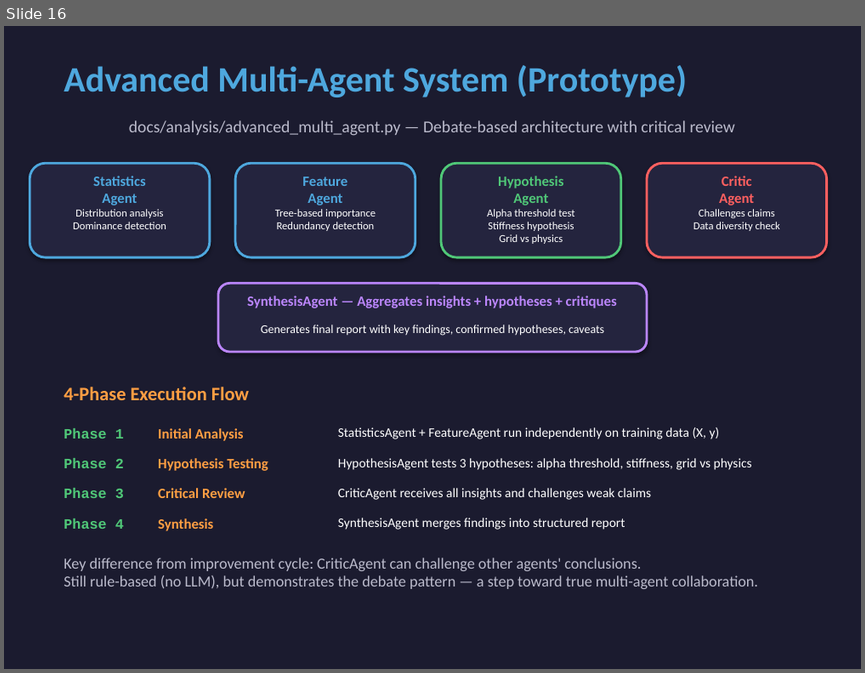
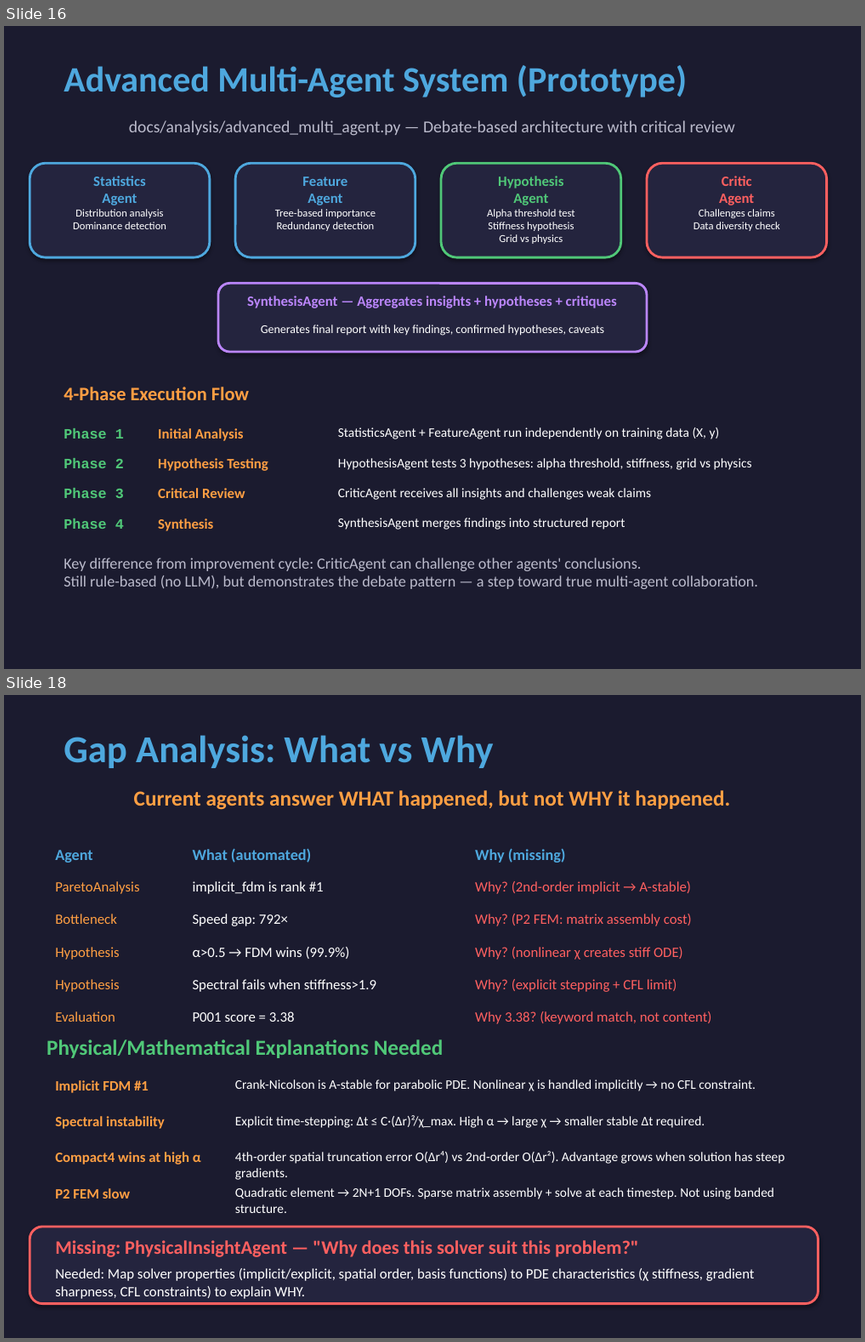
Before and after one commit to k-yoshimi/fusion-heat-transport-ai, a slide deck: docs/improvement_cycle_slides.pptx. Shown one above the other, each under a label of ours: slide 16 before the commit, slides 16 and 18 after it; the slides between them are not shown. The pictures are 865x673 and 865x1342 pixels, drawn with LibreOffice and Linux fonts; fonts in the diff are those of the drawing. Boxes give left, top, right and bottom in pixels: in the first picture for what was removed or moved away, otherwise in the second. Text is boxed around its words. In the diff, an @@ line names an element or a change of style, - is before the commit and + after.

```diff
--- a/docs/improvement_cycle_slides.pptx
+++ b/docs/improvement_cycle_slides.pptx
@@ slide 18 added at <box>4,695,861,1338</box>, background #1B1B2F @@
@@ text added at <box>64,735,494,768</box>, 32 pt, text #4EA8DE, bold @@
+Gap Analysis: What vs Why
@@ text added at <box>134,790,730,810</box>, 18 pt, text #FF9F43, bold @@
+Current agents answer WHAT happened, but not WHY it happened.
@@ text added at <box>55,850,92,862</box>, 13 pt, text #4EA8DE, bold @@
+Agent
@@ text added at <box>193,848,311,862</box>, 13 pt, text #4EA8DE, bold @@
+What (automated)
@@ text added at <box>475,848,566,862</box>, 13 pt, text #4EA8DE, bold @@
+Why (missing)
@@ text added at <box>55,881,139,894</box>, 12 pt, text #FF9F43 @@
+ParetoAnalysis
@@ text added at <box>193,881,324,894</box>, 12 pt, text #FFFFFF @@
+implicit_fdm is rank #1
@@ text added at <box>475,881,691,894</box>, 12 pt, text #FF6060 @@
+Why? (2nd-order implicit → A-stable)
@@ text added at <box>55,913,117,924</box>, 12 pt, text #FF9F43 @@
+Bottleneck
@@ text added at <box>193,913,288,926</box>, 12 pt, text #FFFFFF @@
+Speed gap: 792×
@@ text added at <box>475,913,692,926</box>, 12 pt, text #FF6060 @@
+Why? (P2 FEM: matrix assembly cost)
@@ text added at <box>55,947,119,959</box>, 12 pt, text #FF9F43 @@
+Hypothesis
@@ text added at <box>193,947,350,959</box>, 12 pt, text #FFFFFF @@
+α>0.5 → FDM wins (99.9%)
@@ text added at <box>475,947,683,959</box>, 12 pt, text #FF6060 @@
+Why? (nonlinear χ creates stiff ODE)
@@ text added at <box>55,979,119,992</box>, 12 pt, text #FF9F43 @@
+Hypothesis
@@ text added at <box>193,979,376,992</box>, 12 pt, text #FFFFFF @@
+Spectral fails when stiffness>1.9
@@ text added at <box>475,979,677,992</box>, 12 pt, text #FF6060 @@
+Why? (explicit stepping + CFL limit)
@@ text added at <box>55,1011,115,1021</box>, 12 pt, text #FF9F43 @@
+Evaluation
@@ text added at <box>193,1011,295,1021</box>, 12 pt, text #FFFFFF @@
+P001 score = 3.38
@@ text added at <box>475,1011,712,1024</box>, 12 pt, text #FF6060 @@
+Why 3.38? (keyword match, not content)
@@ text added at <box>46,1039,443,1058</box>, 18 pt, text #50C878, bold @@
+Physical/Mathematical Explanations Needed
@@ text added at <box>55,1080,148,1093</box>, 12 pt, text #FF9F43, bold @@
+Implicit FDM #1
@@ text added at <box>235,1079,755,1091</box>, 11 pt, text #FFFFFF @@
+Crank-Nicolson is A-stable for parabolic PDE. Nonlinear χ is handled implicitly → no CFL constraint.
@@ text added at <box>55,1116,165,1129</box>, 12 pt, text #FF9F43, bold @@
+Spectral instability
@@ text added at <box>235,1115,704,1128</box>, 11 pt, text #FFFFFF @@
+Explicit time-stepping: Δt ≤ C·(Δr)²/χ_max. High α → large χ → smaller stable Δt required.
@@ text added at <box>55,1151,201,1164</box>, 12 pt, text #FF9F43, bold @@
+Compact4 wins at high α
@@ text added at <box>235,1151,784,1179</box>, 11 pt, text #FFFFFF @@
+4th-order spatial truncation error O(Δr⁴) vs 2nd-order O(Δr²). Advantage grows when solution has steep gradients.
@@ text added at <box>55,1188,130,1198</box>, 12 pt, text #FF9F43, bold @@
+P2 FEM slow
@@ text added at <box>235,1187,774,1213</box>, 11 pt, text #FFFFFF @@
+Quadratic element → 2N+1 DOFs. Sparse matrix assembly + solve at each timestep. Not using banded structure.
@@ rounded rectangle added at <box>30,1226,818,1304</box>, fill #24243E, outline #FF6060 2 pt @@
@@ text added at <box>55,1240,639,1257</box>, 16 pt, text #FF6060, bold @@
+Missing: PhysicalInsightAgent — "Why does this solver suit this problem?"
@@ text added at <box>55,1268,755,1299</box>, 12 pt, text #FFFFFF @@
+Needed: Map solver properties (implicit/explicit, spatial order, basis functions) to PDE characteristics (χ stiffness, gradient sharpness, CFL constraints) to explain WHY.
```
Also in this commit, not shown: 1 slide changed, 2 other slides added, 1 slide removed, 2 other files.
